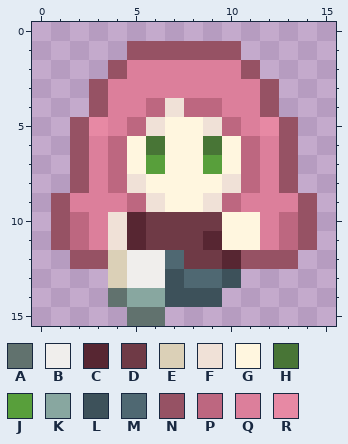
One commit to this pixel-art sprite: img/sprites/player/Down_Walk2.png. Above is the file before it was changed.
The file is 16x16 pixels.
Palette (. is transparent): A #61726e  B #f0eeec  C #572632  D #6f3a46  E #dbd0b7  F #f0e1d7  G #fff6df  H #487536  J #589f3b  K #88a7a0  L #3d515a  M #4f6872  N #965264  P #bd6780  Q #dc7f9b  R #e789a4
Pixels before, first column x 1:
 1 ....NNNNNN....
 2 ...NQQQQQQN...
 3 ..NQQQQQQQQN..
 4 ..NQQPFPPQQN..
 5 .NRQPFGGFPQRN.
 6 .NQPGHGGHGPQN.
 7 .NQPGJGGJGPQN.
 8 .NQPFGGGGFPQN.
 9 NQQQPFGGFPQQQN
10 NPQFCDDDDGGQPN
11 NPQFCDDDCGGQPN
12 .NNEBBMDDCNNN.
13 ...EBBLMML....
14 ...AKKLLL.....
15 ....AA........
After the commit:
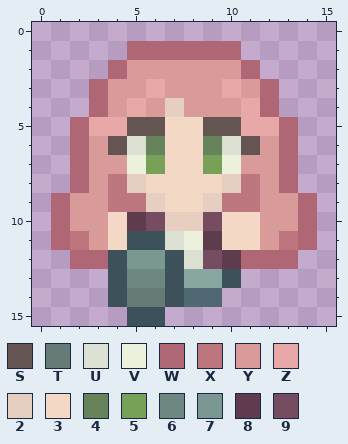
Colours new in this view: S #645552  T #667b76  U #dce0d2  V #ebf1dd  W #af6776  X #bd757e  Y #d99a9a  Z #e8a8a8  2 #e6cfc0  3 #f3d8c5  4 #67835c  5 #78a158  6 #6d8781  7 #7a9891  8 #5f3c4d  9 #754c60
Difference:
Changed rows in their new state; - is an unchanged pixel.
first column x 1:
 1 ----WWWWWW----
 2 ---WYYYYYYW---
 3 --WYYZYYYZYW--
 4 --WYZY2YYYZW--
 5 -WZZSS33SSZZW-
 6 -WYSU4334USYW-
 7 -WYYV5335VYYW-
 8 -WYX233332XYW-
 9 WYYXX2332XXYYW
10 WYY38922933YYW
11 WXY3LLUV833YXW
12 -WWL77LU98WWW-
13 ---L66-KK-----
14 ---LTT-MM-----
15 ----LL--------
